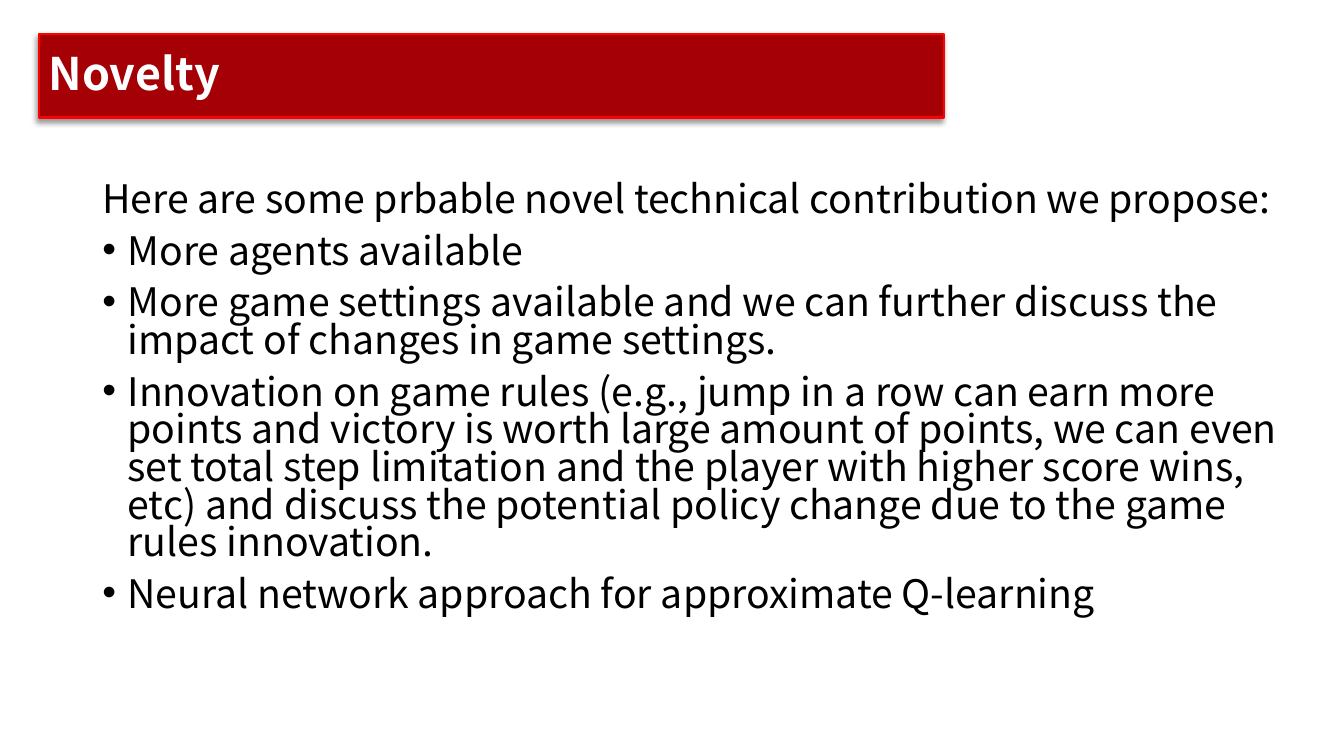
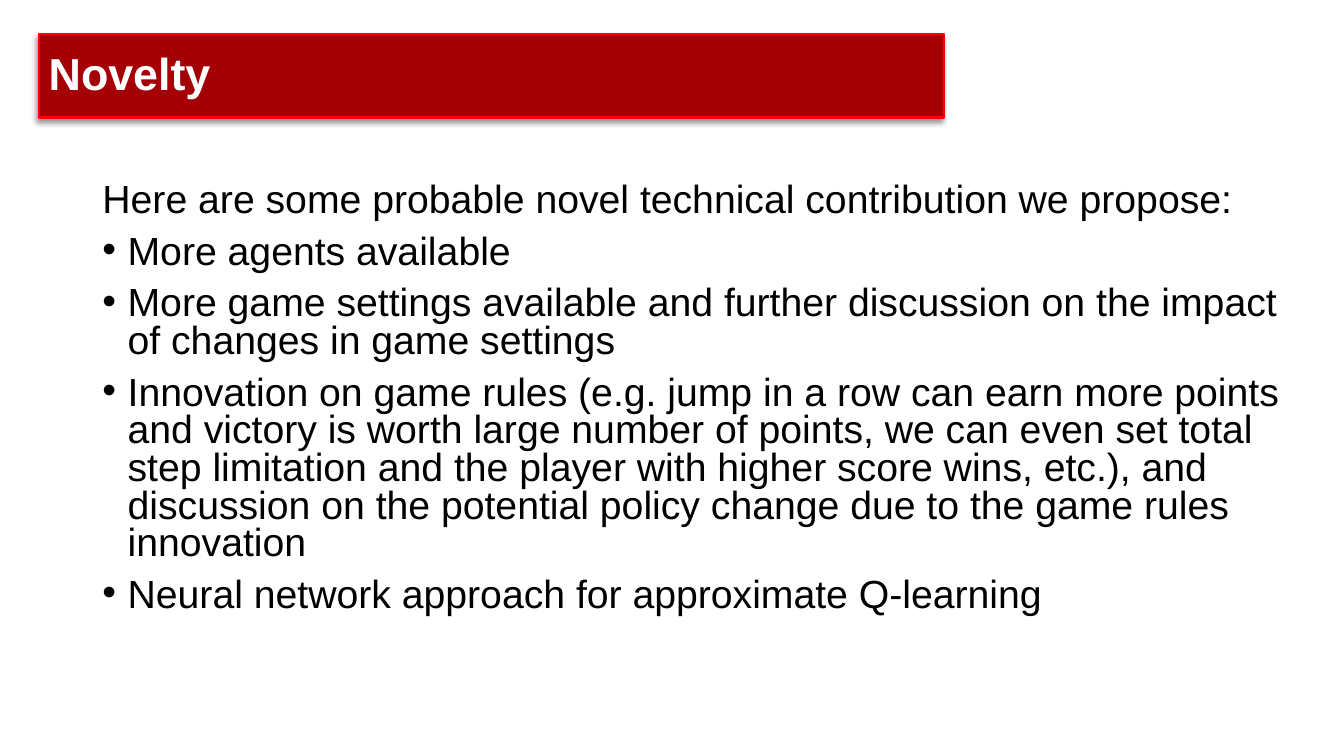
Before and after one commit to Github-Anderson/CS181-Project, a slide deck: slide 7 of presentation/proposal.pptx. Drawn at 1344x756 pixels with LibreOffice and Linux fonts; fonts in the diff are those of the drawing; background and template pictures are left out. Boxes give left, top, right and bottom in pixels: in the first picture for what was removed or moved away, otherwise in the second. Text is boxed around its words. In the diff, an @@ line names an element or a change of style, - is before the commit and + after.

```diff
--- a/presentation/proposal.pptx
+++ b/presentation/proposal.pptx
@@ title "Novelty" at (x1=38, y1=34, x2=945, y2=118): font Noto Sans CJK SC to Arial @@
@@ text at (x1=102, y1=184, x2=1232, y2=221): text changed; font Noto Sans CJK SC to Arial @@
-Here are some prbable novel technical contribution we propose:
+Here are some probable novel technical contribution we propose:
@@ text at (x1=128, y1=236, x2=1042, y2=616): font Noto Sans CJK SC to Arial in "More agents available", "Neural network approach for approximate Q-learning" @@
@@ text at (x1=128, y1=287, x2=1278, y2=557): text changed; font Noto Sans CJK SC to Arial @@
-• More game settings available and we can further discuss the impact of changes in game settings.
-• Innovation on game rules (e.g., jump in a row can earn more points and victory is worth large amount of points, we can even set total step limitation and the player with higher score wins, etc) and discuss the potential policy change due to the game rules innovation.
+• More game settings available and further discussion on the impact of changes in game settings
+• Innovation on game rules (e.g. jump in a row can earn more points and victory is worth large number of points, we can even set total step limitation and the player with higher score wins, etc.), and discussion on the potential policy change due to the game rules innovation
```
Also in this commit, not shown: 9 other slides changed, 1 other file.
